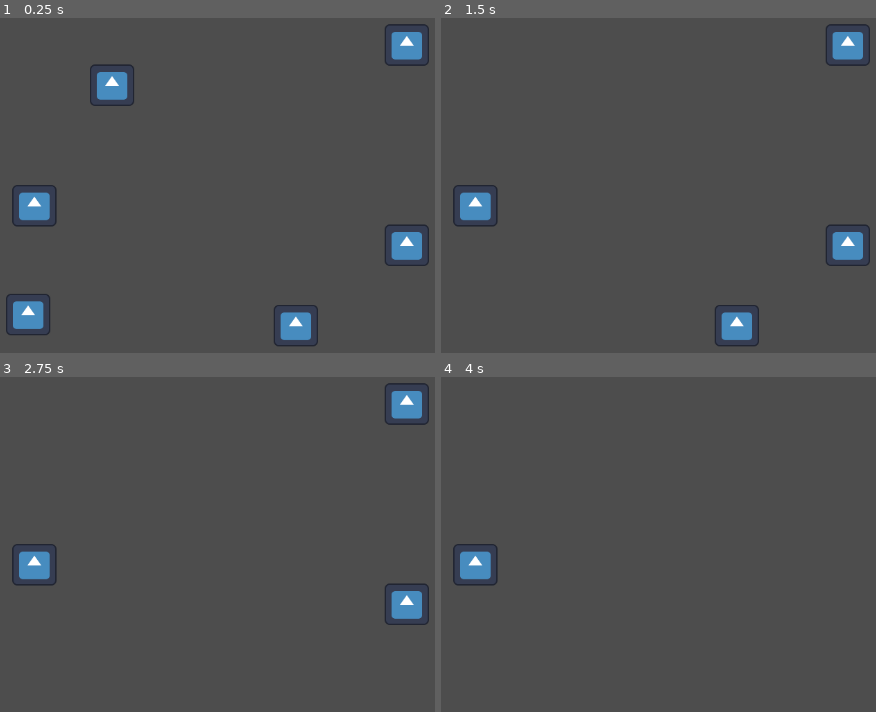
Above: before the commit, frames 1-4 (two rows, left to right).
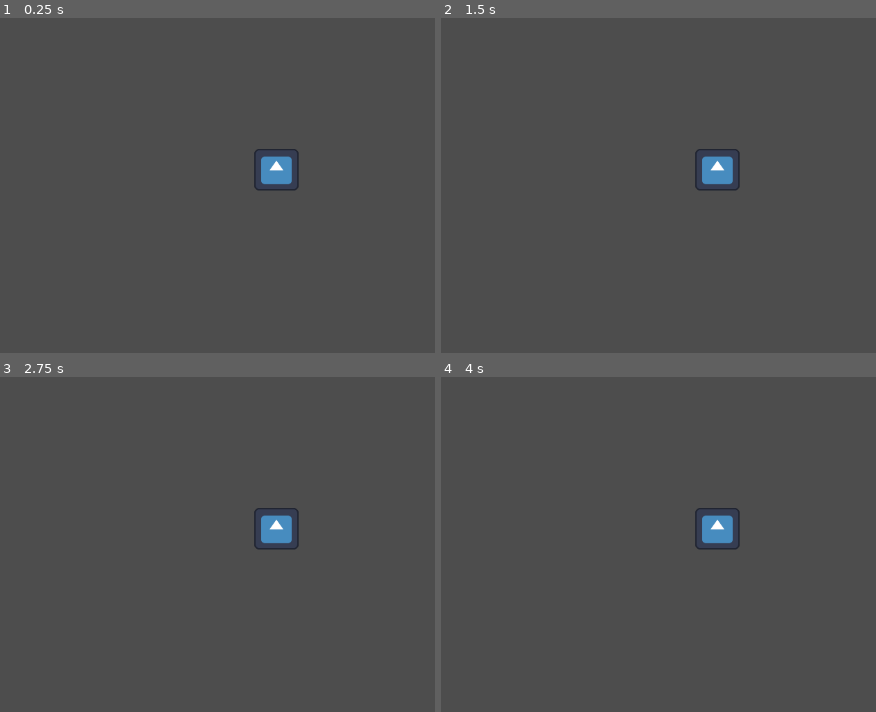
Above: after the commit, the same moments.

Repository: beki-github/speed-click
Game: Godot game, scene res://scenes/game.tscn
The game is run twice, just before and just after one commit, with the same random seed, the same clock (stepped at 60 frames per second) and the same inputs. The engine's default icon, where the game draws it, is replaced by a stand-in: a white triangle on a blue panel in a dark square.
Inputs (mouse positions are in pixels of both pictures, inside the frame that each line leads up to):
- Up to frame 1 (0.25 s): no input
- Up to frame 2 (1.5 s): tap Enter at 0.5 s; move the mouse to (467, 312) at 0.52 s; click (467, 312) at 0.67 s; tap Space at 1.25 s; move the mouse to (554, 85) at 1.27 s; click (554, 85) at 1.42 s
- Up to frame 3 (2.75 s): tap Enter at 2 s; move the mouse to (295, 685) at 2.02 s; click (295, 685) at 2.17 s
- Up to frame 4 (4 s): tap Space at 2.75 s; move the mouse to (845, 604) at 2.77 s; click (845, 604) at 2.92 s; tap Enter at 3.5 s; move the mouse to (845, 403) at 3.52 s; click (845, 403) at 3.67 s

The runs differ from the first frame. In frame 1, 5.4% of the frame differs, in the area x 1-99%, y 1-98%; in frame 2, 3.9%; in frame 3, 3.1%; in frame 4, 1.6%.

Commit message:
testing automatic creation of the circles

Diff:
--- a/project.godot
+++ b/project.godot
@@ -15,6 +15,10 @@
 config/features=PackedStringArray("4.6", "GL Compatibility")
 config/icon="res://assets/icon.svg"
 
+[autoload]
+
+Game="*uid://bqxpc045y286c"
+
 [physics]
 
 3d/physics_engine="Jolt Physics"
--- a/scenes/circle.tscn
+++ b/scenes/circle.tscn
@@ -19,4 +19,3 @@
 texture = ExtResource("1_wcjn7")
 
 [connection signal="input_event" from="." to="." method="_on_input_event"]
-[connection signal="mouse_entered" from="." to="." method="_on_mouse_entered"]
--- a/scenes/game.tscn
+++ b/scenes/game.tscn
@@ -1,28 +1,9 @@
 [gd_scene format=3 uid="uid://q4sxnah6jg1x"]
 
-[ext_resource type="PackedScene" uid="uid://duse734n7jnj6" path="res://scenes/circle.tscn" id="1_uwrxv"]
+[ext_resource type="Script" uid="uid://bqxpc045y286c" path="res://scripts/game.gd" id="1_yqjtg"]
 
 [node name="Game" type="Node2D" unique_id=1974316586]
-
-[node name="circle2" parent="." unique_id=1353947135 instance=ExtResource("1_uwrxv")]
-position = Vector2(-308, 233)
-
-[node name="circle" parent="." unique_id=1297860373 instance=ExtResource("1_uwrxv")]
-position = Vector2(-187, -98)
+script = ExtResource("1_yqjtg")
 
 [node name="Camera2D" type="Camera2D" parent="." unique_id=1537942329]
-position = Vector2(44, 28)
-
-[node name="circle3" parent="." unique_id=751239768 instance=ExtResource("1_uwrxv")]
-position = Vector2(78, 249)
-
-[node name="circle4" parent="." unique_id=1894523480 instance=ExtResource("1_uwrxv")]
-position = Vector2(238, 133)
-
-[node name="circle5" parent="." unique_id=1405582568 instance=ExtResource("1_uwrxv")]
-position = Vector2(238, -156)
-
-[node name="circle6" parent="." unique_id=1582328051 instance=ExtResource("1_uwrxv")]
-position = Vector2(-299, 76)
-
-[connection signal="mouse_exited" from="circle" to="circle" method="_on_mouse_exited"]
+position = Vector2(-6, 4)
--- a/scripts/circle.gd
+++ b/scripts/circle.gd
@@ -1,23 +1,14 @@
 extends Area2D
+signal  cleared
 
-var inCircle:=false
-# Called every frame. 'delta' is the elapsed time since the previous frame.
-func _process(delta: float) -> void:
-	pass
+var x:=4
 
 
-func _on_mouse_entered() -> void:
-	inCircle=true
-	print("in")
-
-
-func _on_mouse_exited() -> void:
-	inCircle=false
-	print("out")
 
 
 func _on_input_event(_viewport: Node, event: InputEvent, _shape_idx: int) -> void:
-	if event is InputEventMouseButton or event is InputEventScreenTouch:
-		if inCircle and event.is_pressed():
-			print("circle listen to your event")
-			queue_free()
+	if event is InputEventMouseButton and event.pressed:
+		print("circle listen to your event")
+		x+=1
+		print(x)
+		queue_free()
--- /dev/null
+++ b/scripts/game.gd
@@ -0,0 +1,14 @@
+extends Node2D
+
+var circle_node=preload("res://scenes/circle.tscn")
+# Called when the node enters the scene tree for the first time.
+func _ready() -> void:
+	var new_circle=circle_node.instantiate()
+	add_child(new_circle)
+
+
+
+
+# Called every frame. 'delta' is the elapsed time since the previous frame.
+func _process(delta: float) -> void:
+	pass
Not shown, added: scripts/game.gd.uid
